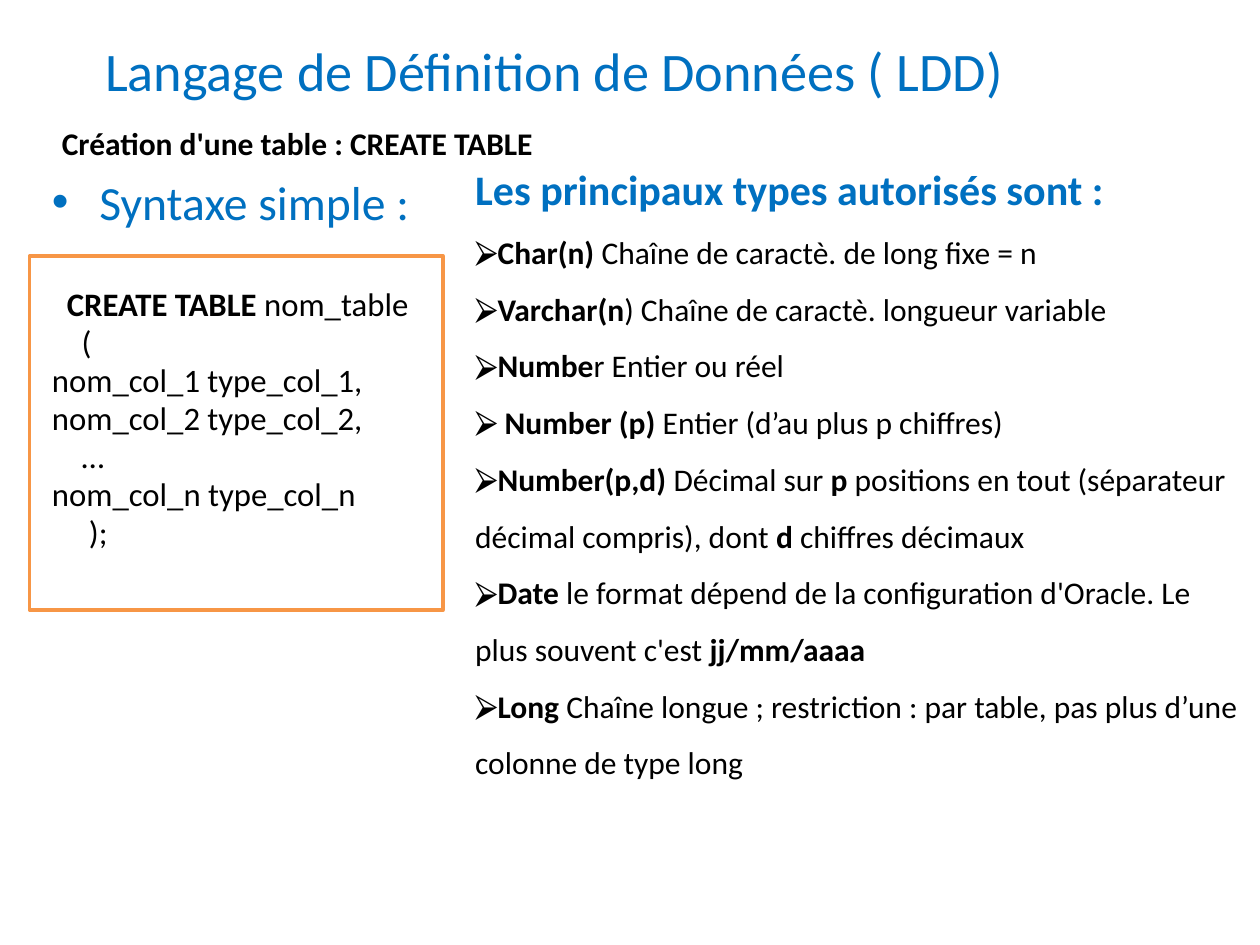
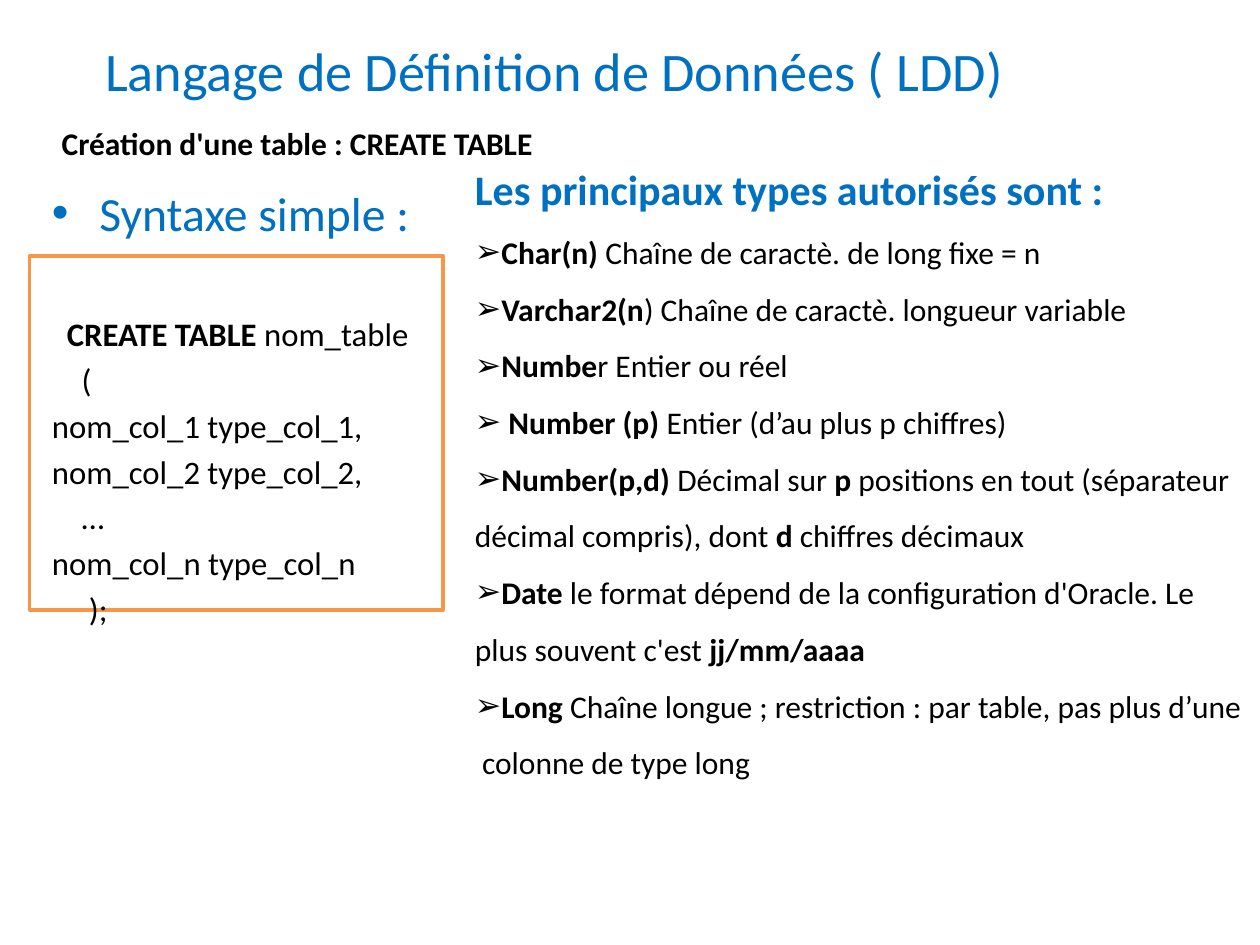
Before and after one commit to khalilelmaghraoui/genie-informatique-2, a slide deck: slide 3 of S4/Bases de données Avancées/Rappel_LDD_LMD_chap2.pptx. Drawn at 1260x945 pixels with LibreOffice and Linux fonts; fonts in the diff are those of the drawing. Boxes give left, top, right and bottom in pixels: in the first picture for what was removed or moved away, otherwise in the second. Text is boxed around its words. In the diff, an @@ line names an element or a change of style, - is before the commit and + after.

```diff
--- a/S4/Bases de données Avancées/Rappel_LDD_LMD_chap2.pptx
+++ b/S4/Bases de données Avancées/Rappel_LDD_LMD_chap2.pptx
@@ text "Syntaxe simple :" at (52,198,408,581): line spacing 0.8 to 1; more space between paragraphs @@
@@ text at (475,241,1240,780): bullet ⮚ to ➢ @@
@@ text at (501,298,1127,327): text changed @@
-⮚ Varchar(n) Chaîne de caractè. longueur variable
+➢ Varchar2(n) Chaîne de caractè. longueur variable
```
Also in this commit, not shown: 17 other slides changed, 6 other files.
